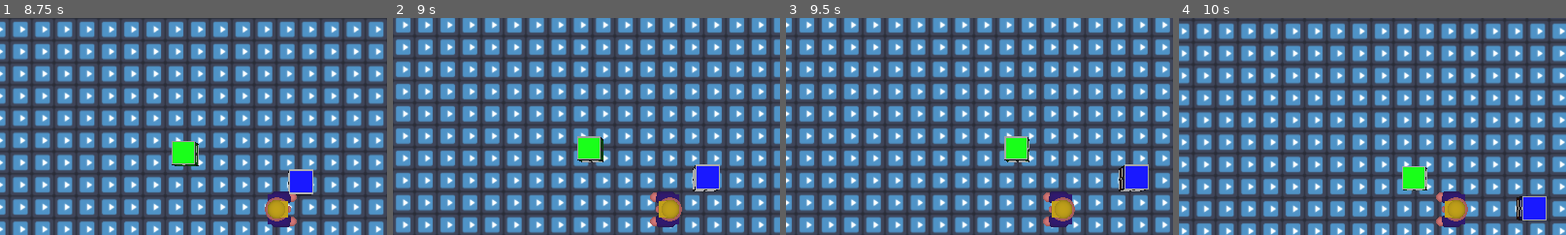
Above: before the commit, frames 1-4 (left to right).
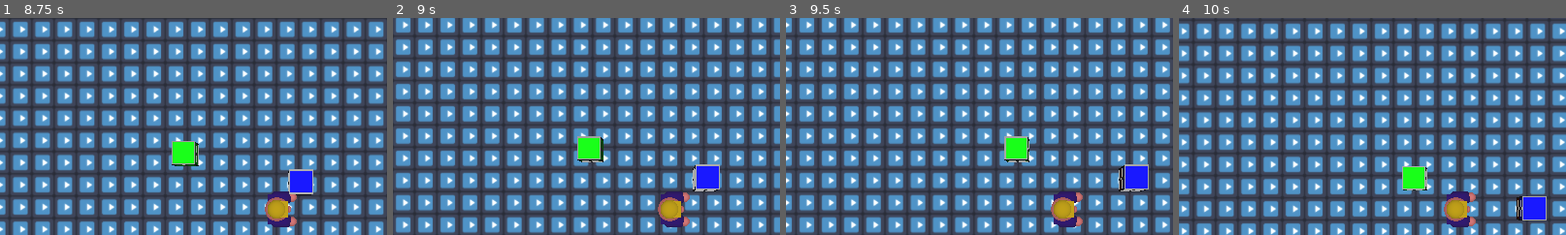
Above: after the commit, the same moments.

Repository: Griiimon/Store-Store-Store
Game: Godot game, scene res://level.tscn
Two runs of this game, one before a commit and one after it. Both use one fixed random seed, a clock stepped at 60 frames per second and the inputs below. The engine's default icon, where the game draws it, is replaced by a stand-in: a white triangle on a blue panel in a dark square.
Inputs:
- Up to frame 1 (8.75 s): hold Ctrl (strafe) 0.53-1.28 s; hold Up (ui_up) 0.53-2.03 s; tap Space (drop) at 1.35, 4.35, 7.35 s; tap Ctrl (strafe) every 1.5 s from 1.55 to 7.55 s; hold Ctrl (strafe) 2.03-2.78 s; hold Left (ui_left) 2.03-3.53 s; tap C (tilt_camera) at 2.85, 5.85 s; hold Down (ui_down) 3.53-4.28 s; hold Ctrl (strafe) 3.53-4.28 s; hold Right (ui_right) 4.28-5.03 s; hold Up (ui_up) 5.03-5.78 s; hold Ctrl (strafe) 5.03-5.78 s; hold Right (ui_right) 5.78-8.03 s; hold Ctrl (strafe) 6.53-7.28 s; hold Down (ui_down) from 8.03 s (still down); hold Ctrl (strafe) from 8.03 s (still down)
- Up to frame 2 (9 s): release Down (ui_down) at 8.78 s; release Ctrl (strafe) at 8.78 s; hold Left (ui_left) from 8.78 s (still down); tap C (tilt_camera) at 8.85 s
- Up to frame 3 (9.5 s): keep holding Left (ui_left); tap Ctrl (strafe) at 9.05 s
- Up to frame 4 (10 s): release Left (ui_left) at 9.53 s; hold Up (ui_up) from 9.53 s (still down); hold Ctrl (strafe) from 9.53 s (still down)
The pictures show only the part of the screen within x 14-64%, y 6-56%; the shares and areas given below are measured in that part.

Frame 1 is identical in both runs. In frame 2, 0.7% of the frame differs, in the area x 66-77%, y 79-97%; in frame 3, 0.7%; in frame 4, 0.7%.
Error in both runs: Invalid access to property or key 'carry_large_offset' on a base object of type 'RigidBody3D (Player)'. (res://player/state)

Commit message:
Update carrying_player_state.gd

Diff:
--- a/player/state machine/carrying_player_state.gd
+++ b/player/state machine/carrying_player_state.gd
@@ -9,13 +9,15 @@
 	if Input.is_action_just_pressed("drop"):
 		drop.emit()
 		return
+
 	default_movement(delta)
+	default_input()
 
 
 func restore_model_transform()-> bool:
 	var query:= PhysicsShapeQueryParameters3D.new()
 	query.collision_mask= CollisionLayers.CRATES
-	query.transform= player.carry_large_offset.global_transform
+	query.transform= player.carried_crate.global_transform
 	query.shape= player.carried_crate.collision_shape.shape
 
 	var result= player.get_world_3d().direct_space_state.intersect_shape(query)
